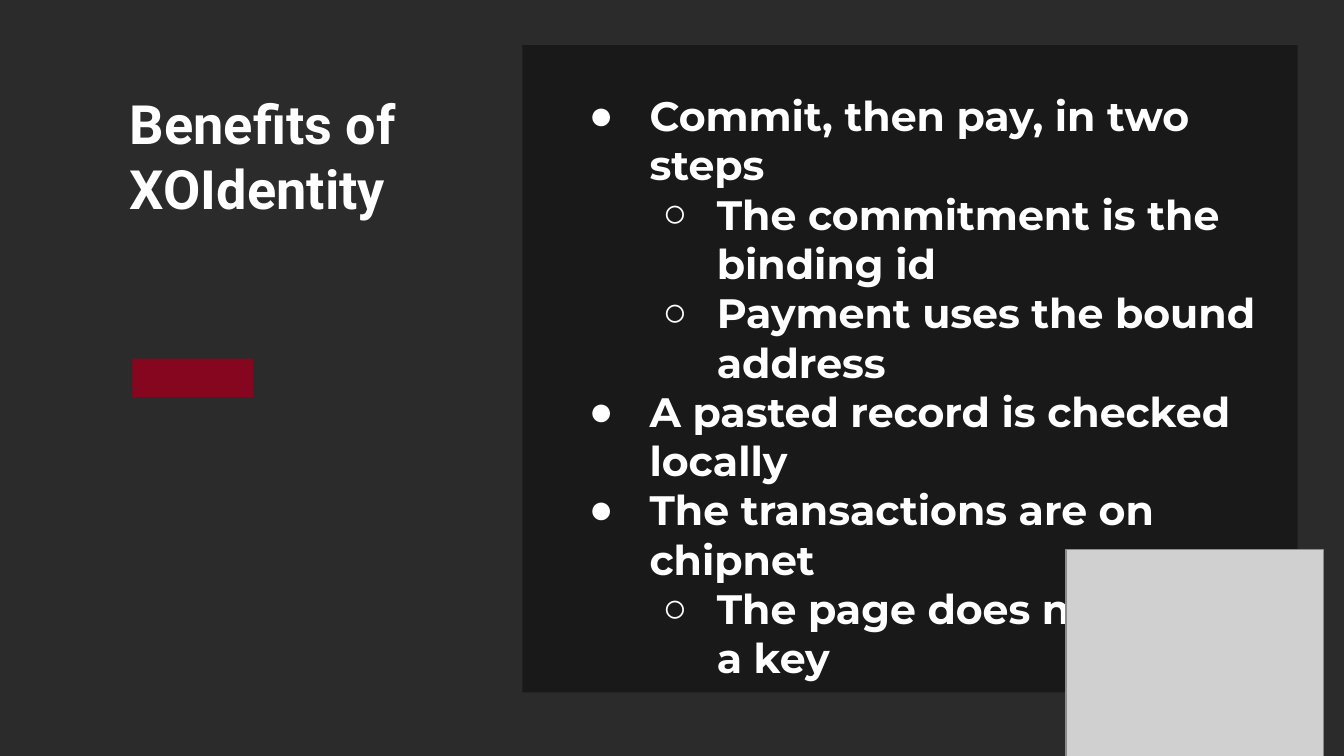
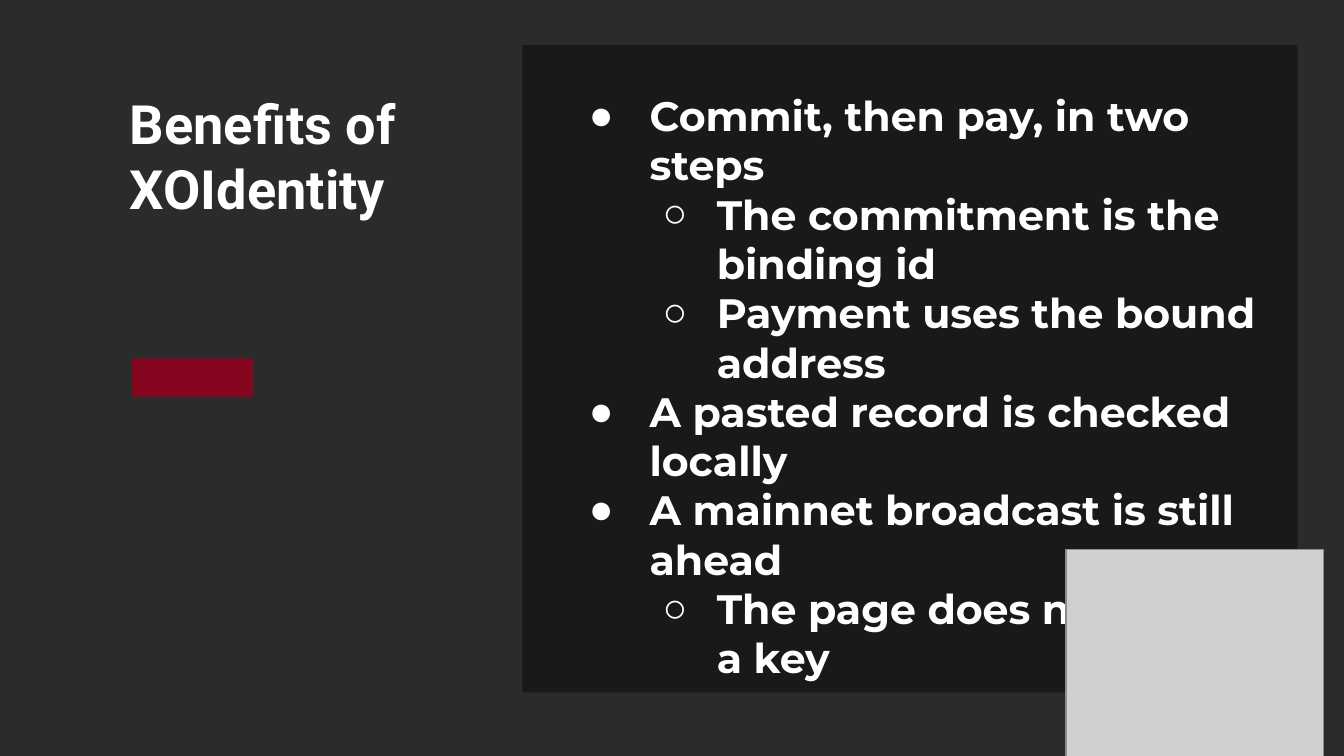
Before and after one commit to Utitofon-Udoekong/xoidentity, a slide deck: slide 4 of BLAZE-2026-XOIdentity.pptx. Drawn at 1344x756 pixels with LibreOffice and Linux fonts; fonts in the diff are those of the drawing; grey boxes stand for pictures; background and template pictures are left out; a plain dark background stands for a picture behind light text. Boxes give left, top, right and bottom in pixels: in the first picture for what was removed or moved away, otherwise in the second. Text is boxed around its words. In the diff, an @@ line names an element or a change of style, - is before the commit and + after.

```diff
--- a/BLAZE-2026-XOIdentity.pptx
+++ b/BLAZE-2026-XOIdentity.pptx
@@ text at <box>650,492,1234,576</box>: text changed @@
-● The transactions are on chipnet
+● A mainnet broadcast is still ahead
```
Also in this commit, not shown: 3 other slides changed, 2 slides added, 2 other files.
